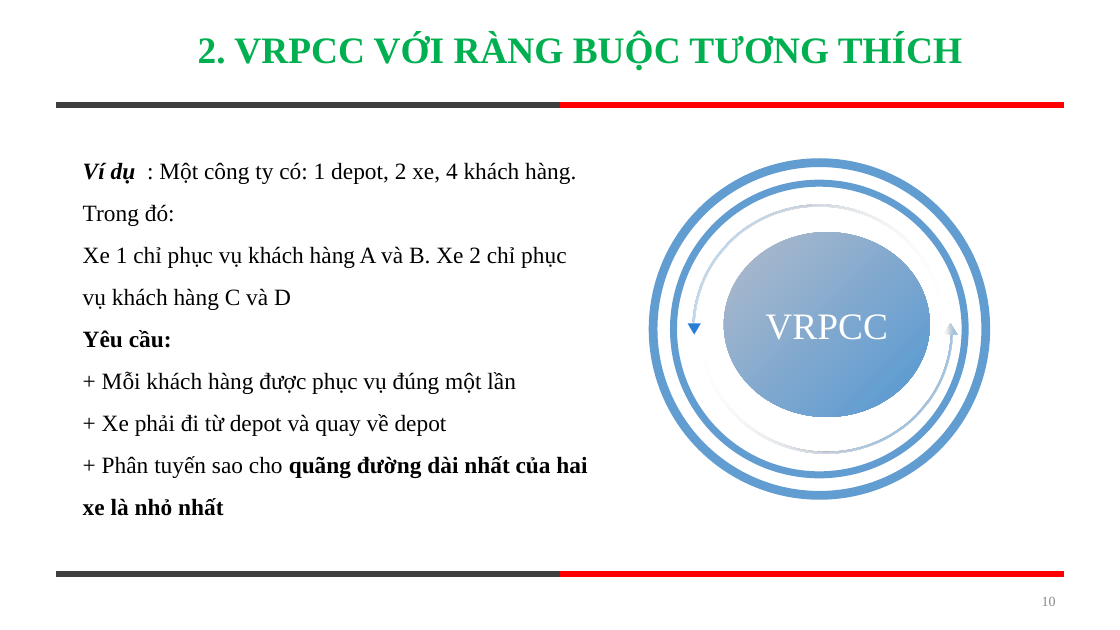
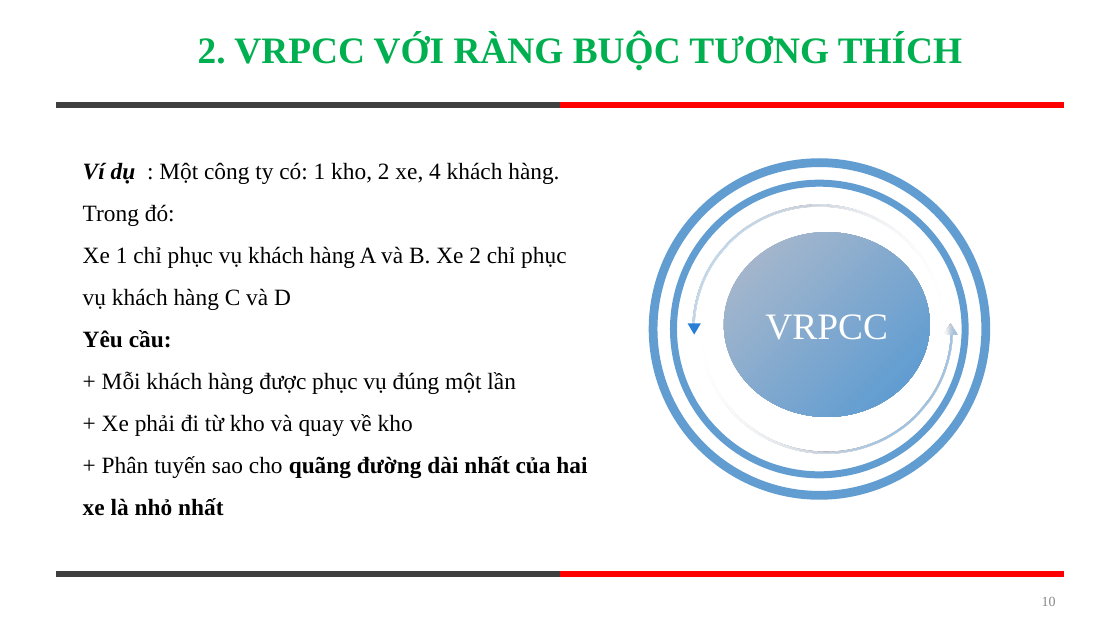
Before and after one commit to tuanxx31/DACTDLGT, a slide deck: slide 10 of baocao.pptx. Drawn at 1120x630 pixels with LibreOffice and Linux fonts; fonts in the diff are those of the drawing. Boxes give left, top, right and bottom in pixels: in the first picture for what was removed or moved away, otherwise in the second. Text is boxed around its words. In the diff, an @@ line names an element or a change of style, - is before the commit and + after.

```diff
--- a/baocao.pptx
+++ b/baocao.pptx
@@ text at bbox=[83, 162, 559, 226]: text changed @@
-Ví dụ : Một công ty có: 1 depot, 2 xe, 4 khách hàng. Trong đó:
+Ví dụ : Một công ty có: 1 kho, 2 xe, 4 khách hàng. Trong đó:
@@ text at bbox=[102, 414, 413, 436]: text changed @@
-+ Xe phải đi từ depot và quay về depot
++ Xe phải đi từ kho và quay về kho
```
Also in this commit, not shown: 3 other files.
